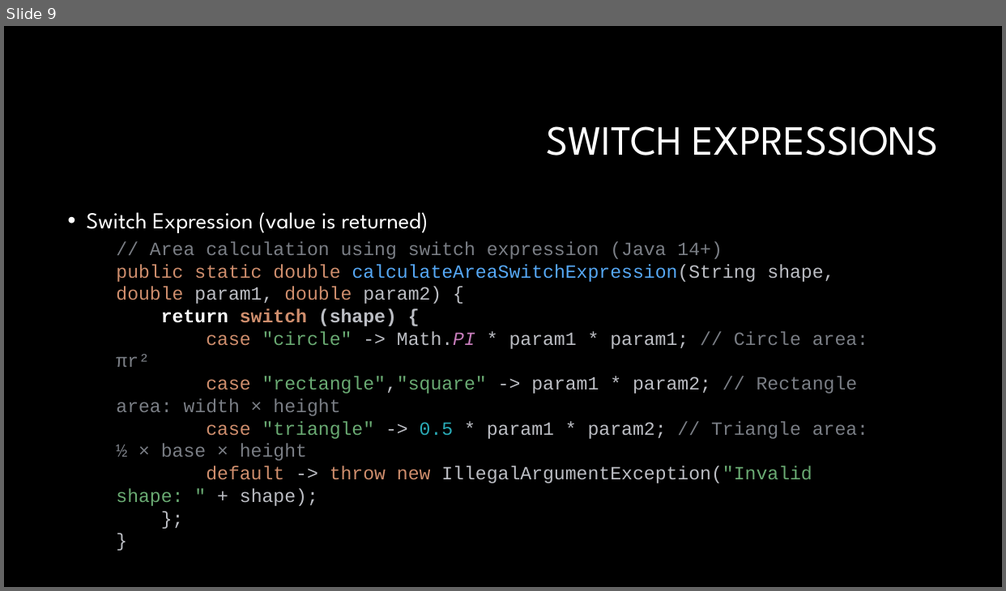
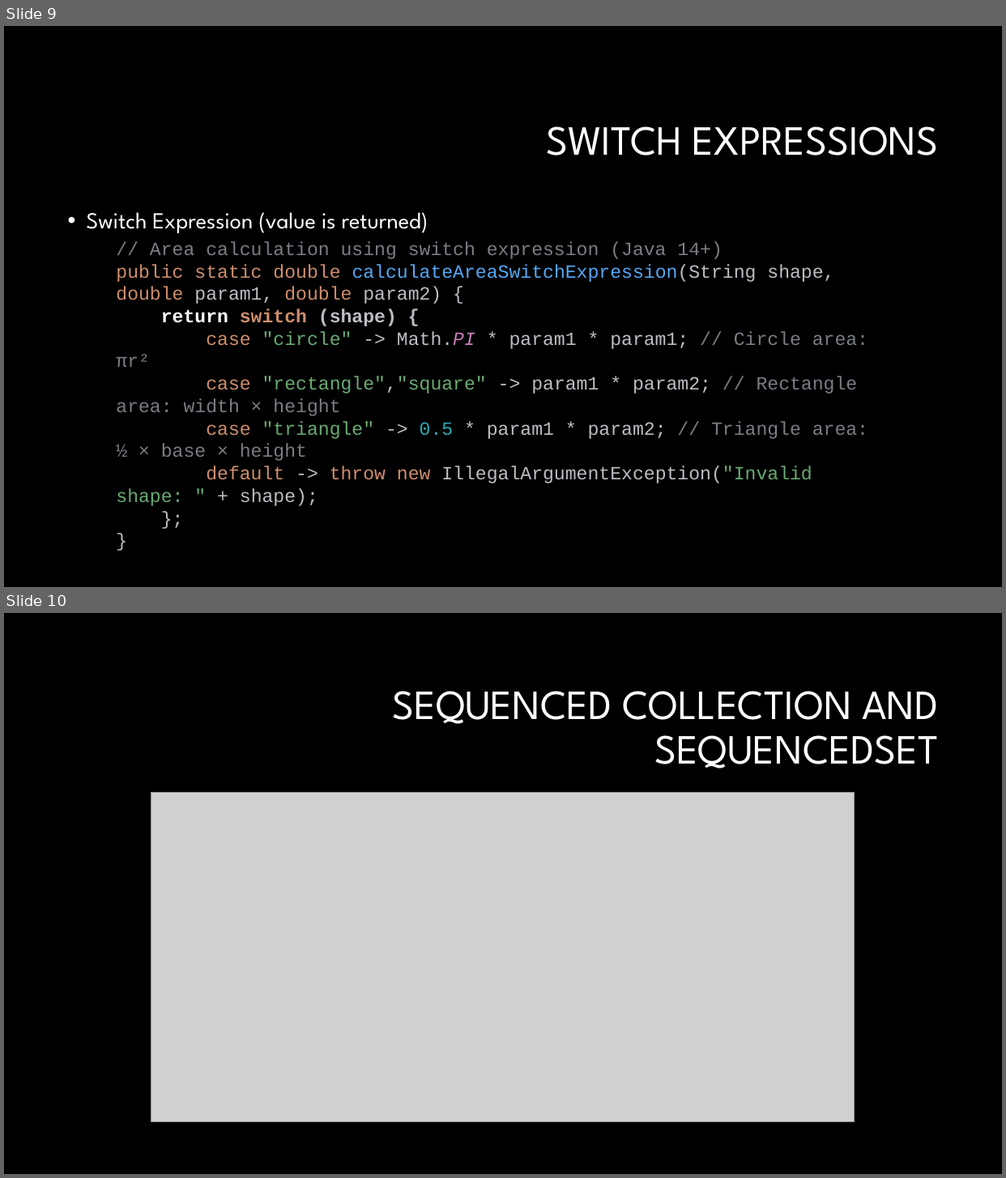
Before and after one commit to vgrazi/presentations, a slide deck: Upgrading Java.pptx. Shown one above the other, each under a label of ours: slide 9 before the commit, slides 9 and 10 after it. The pictures are 1006x591 and 1006x1178 pixels, drawn with LibreOffice and Linux fonts; fonts in the diff are those of the drawing; grey boxes stand for pictures; background and template pictures are left out. Boxes give left, top, right and bottom in pixels: in the first picture for what was removed or moved away, otherwise in the second. Text is boxed around its words. In the diff, an @@ line names an element or a change of style, - is before the commit and + after.

```diff
--- a/Upgrading Java.pptx
+++ b/Upgrading Java.pptx
@@ slide 10 added at <box>4,613,1002,1174</box>, background #000000 @@
@@ title added at <box>392,691,938,769</box>, 40 pt, text #FFFFFF @@
+SEQUENCED COLLECTION AND SEQUENCEDSET
@@ picture added at <box>151,793,854,1122</box> @@
```
Also in this commit, not shown: 2 slides changed, 3 other slides added, 1 slide removed.
